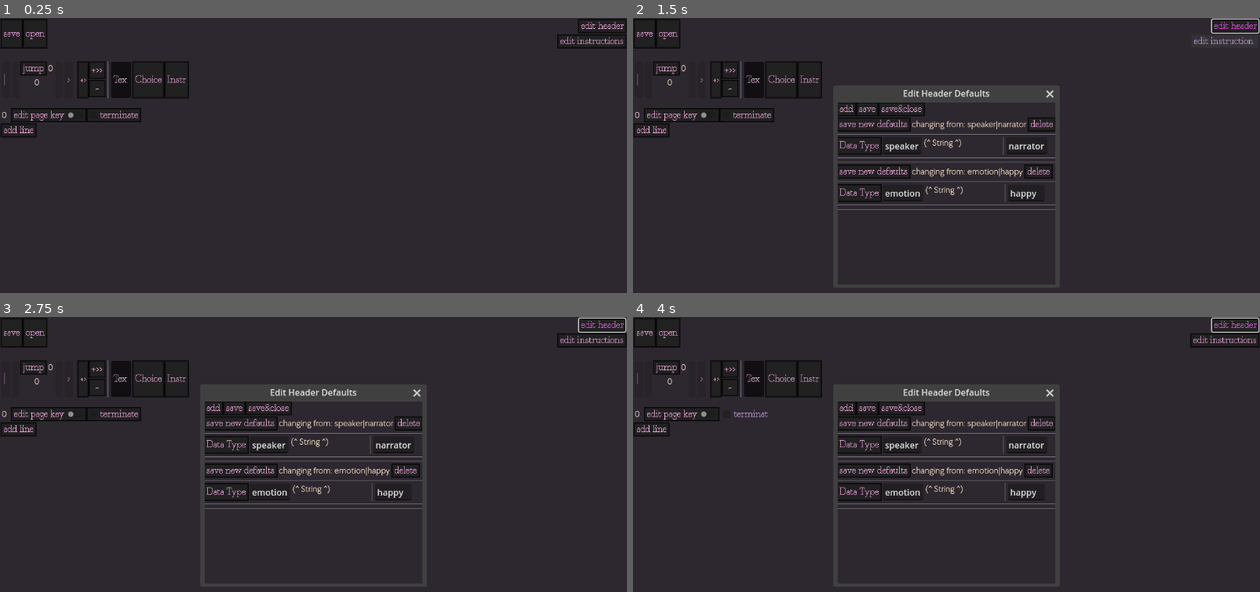
Above: before the commit, frames 1-4 (two rows, left to right).
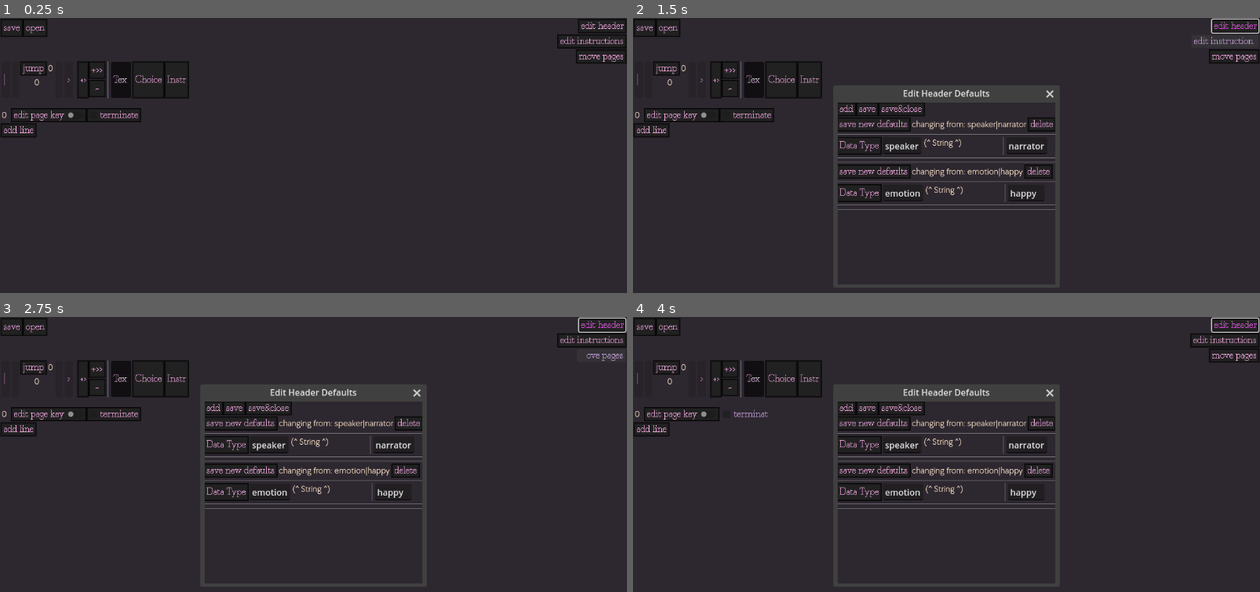
Above: after the commit, the same moments.

Repository: SnekOfSpice/dialog-editor
Game: Godot game, scene res://src/editor.tscn
Two runs of this game, one before a commit and one after it. Both use one fixed random seed, a clock stepped at 60 frames per second and the inputs below.
Inputs (mouse positions are in pixels of both pictures, inside the frame that each line leads up to):
- Up to frame 1 (0.25 s): no input
- Up to frame 2 (1.5 s): click "edit header" at 0.5 s; click "edit instructions" at 1.25 s
- Up to frame 3 (2.75 s): click (601, 355) at 2 s, where only the run after the commit has a clickable "move pages"
- Up to frame 4 (4 s): click "-" at 2.75 s; click "terminate" at 3.5 s

The runs differ from the first frame. In frame 1, 0.3% of the frame differs, in the area x 0-100%, y 2-17%; in frame 2, 0.3%; in frame 3, 0.3%; in frame 4, 0.3%.

Commit message:
add page swaps

Diff:
--- a/autoload/pages.gd
+++ b/autoload/pages.gd
@@ -47,7 +47,7 @@
 
 var editor
 
-# {"number":1, "page_key":"lmao", "lines": []}
+# {"number":1, "page_key":"lmao", "lines": [], "terminate": false}
 # data: {}
 var page_data := {}
 
@@ -73,12 +73,45 @@
 
 	emit_signal("pages_modified")
 
-	change_page_references(number, 1)
+	change_page_references_dir(number, 1)
+
+func swap_pages(page_a: int, page_b: int):
+	if not (page_data.keys().has(page_a) and page_data.keys().has(page_b)):
+		return
+
+	swap_page_references(page_a, page_b)
+
+	var data_a = page_data.get(page_a)
+	var data_b = page_data.get(page_b)
+	data_b["number"] = page_a
+	data_a["number"] = page_b
+	page_data[page_a] = data_b
+	page_data[page_b] = data_a
+
+
+
+func swap_page_references(from: int, to: int):
+	for page in page_data.values():
+		var next = page.get("next")
+		if next == from:
+			page["next"] = to
+		elif next == to:
+			page["next"] = from
+
+		for line in page.get("lines"):
+			if line.get("line_type") == Data.LineType.Choice:
+				var content = line.get("content")
+				for choice in content:
+					if choice.get("target_page") == from:
+						choice["target_page"] = to
+					elif choice.get("target_page") == to:
+						choice["target_page"] = from
+
 
 func get_lines(page_number: int):
 	return page_data.get(page_number).get("lines")
 
-func change_page_references(changed_page: int, operation:int):
+func change_page_references_dir(changed_page: int, operation:int):
 
 	# this works for everything but the currently loaded pages
 	for page in page_data.values():
@@ -139,7 +172,7 @@
 	print(page_data.size())
 	emit_signal("pages_modified")
 
-	change_page_references(at, -1)
+	change_page_references_dir(at, -1)
 
 
 func get_defaults(property_key:String):
--- a/src/editor.gd
+++ b/src/editor.gd
@@ -25,6 +25,7 @@
 
 	find_child("FDOpen").size = get_window().size * 0.75
 	find_child("FDSave").size = get_window().size * 0.75
+	find_child("MovePagePopup").size = get_window().size * 0.75
 
 
 func load_page(number: int, initial_load:=false):
@@ -212,11 +213,18 @@
 
 
 func _on_edit_header_button_pressed() -> void:
-	#refresh()
-	Pages.page_data[current_page.number] = current_page.serialize()
+	current_page.save()
+	load_page(current_page.number)
 	$HeaderPopup.popup()
 
 
 func _on_edit_instruction_button_pressed() -> void:
-	Pages.page_data[current_page.number] = current_page.serialize()
+	current_page.save()
+	load_page(current_page.number)
 	$InstructionPopup.popup()
+
+
+func _on_move_pages_button_pressed() -> void:
+	current_page.save()
+	#load_page(current_page.number)
+	$MovePagePopup.popup()
--- a/src/editor.tscn
+++ b/src/editor.tscn
@@ -6,6 +6,7 @@
 [ext_resource type="Script" path="res://src/LineTypeButton.gd" id="3_2h0gj"]
 [ext_resource type="PackedScene" uid="uid://cp0ob2ul8hv0n" path="res://src/header_popup.tscn" id="5_k116e"]
 [ext_resource type="PackedScene" uid="uid://csyhxfuwxrtah" path="res://src/instruction_popup.tscn" id="6_m88mr"]
+[ext_resource type="PackedScene" uid="uid://d4nhcwdgxbrlm" path="res://src/move_page_popup.tscn" id="7_w8mdv"]
 
 [sub_resource type="StyleBoxFlat" id="StyleBoxFlat_1frgx"]
 bg_color = Color(0.984314, 0.882353, 0.960784, 0.254902)
@@ -63,22 +64,35 @@
 focus_mode = 0
 text = "open"
 
-[node name="MarginContainer2" type="MarginContainer" parent="Core/FileControl"]
-layout_mode = 2
+[node name="MarginContainer2" type="MarginContainer" parent="Core"]
+layout_mode = 1
+anchors_preset = 1
+anchor_left = 1.0
+anchor_right = 1.0
+offset_left = -129.0
+offset_bottom = 58.0
+grow_horizontal = 0
 size_flags_horizontal = 10
 
-[node name="VBoxContainer" type="VBoxContainer" parent="Core/FileControl/MarginContainer2"]
-layout_mode = 2
-
-[node name="EditHeaderButton" type="Button" parent="Core/FileControl/MarginContainer2/VBoxContainer"]
+[node name="VBoxContainer" type="VBoxContainer" parent="Core/MarginContainer2"]
+layout_mode = 2
+
+[node name="EditHeaderButton" type="Button" parent="Core/MarginContainer2/VBoxContainer"]
 layout_mode = 2
 size_flags_horizontal = 8
 text = "edit header"
 
-[node name="EditInstructionButton" type="Button" parent="Core/FileControl/MarginContainer2/VBoxContainer"]
+[node name="EditInstructionButton" type="Button" parent="Core/MarginContainer2/VBoxContainer"]
 layout_mode = 2
 size_flags_horizontal = 8
 text = "edit instructions"
+
+[node name="MovePagesButton" type="Button" parent="Core/MarginContainer2/VBoxContainer"]
+layout_mode = 2
+size_flags_horizontal = 8
+focus_mode = 0
+text = "move pages"
+alignment = 2
 
 [node name="PageControl" type="HBoxContainer" parent="Core"]
 layout_mode = 2
@@ -254,10 +268,15 @@
 [node name="InstructionPopup" parent="." instance=ExtResource("6_m88mr")]
 visible = false
 
+[node name="MovePagePopup" parent="." instance=ExtResource("7_w8mdv")]
+size = Vector2i(300, 270)
+visible = false
+
 [connection signal="pressed" from="Core/FileControl/MarginContainer/HBoxContainer/SaveButton" to="." method="_on_save_button_pressed"]
 [connection signal="pressed" from="Core/FileControl/MarginContainer/HBoxContainer/OpenButton" to="." method="_on_open_button_pressed"]
-[connection signal="pressed" from="Core/FileControl/MarginContainer2/VBoxContainer/EditHeaderButton" to="." method="_on_edit_header_button_pressed"]
-[connection signal="pressed" from="Core/FileControl/MarginContainer2/VBoxContainer/EditInstructionButton" to="." method="_on_edit_instruction_button_pressed"]
+[connection signal="pressed" from="Core/MarginContainer2/VBoxContainer/EditHeaderButton" to="." method="_on_edit_header_button_pressed"]
+[connection signal="pressed" from="Core/MarginContainer2/VBoxContainer/EditInstructionButton" to="." method="_on_edit_instruction_button_pressed"]
+[connection signal="pressed" from="Core/MarginContainer2/VBoxContainer/MovePagesButton" to="." method="_on_move_pages_button_pressed"]
 [connection signal="pressed" from="Core/PageControl/PageNav/PanelContainer/HBoxContainer/LastVisited" to="." method="_on_last_visited_pressed"]
 [connection signal="pressed" from="Core/PageControl/PageNav/PanelContainer/HBoxContainer/NextVisited" to="." method="_on_next_visited_pressed"]
 [connection signal="pressed" from="Core/PageControl/PageNav/PanelContainer/HBoxContainer/First" to="." method="_on_first_pressed"]
--- /dev/null
+++ b/src/move_page_item.gd
@@ -0,0 +1,25 @@
+extends HBoxContainer
+
+var number := 0
+
+signal move_page (page_number, current_n, new_n)
+
+func set_number(n: int):
+	if not Pages.page_data.keys().has(n):
+		return
+
+	number = n
+
+	find_child("NumberLabel").text = str(n)
+	find_child("KeyLabel").text = Pages.page_data.get(n).get("page_key")
+
+	find_child("DownButton").disabled = number <= 0
+	find_child("UpButton").disabled = number >= Pages.get_page_count() - 1
+
+
+func _on_up_button_pressed() -> void:
+	emit_signal("move_page", number, number + 1)
+
+
+func _on_down_button_pressed() -> void:
+	emit_signal("move_page", number, number - 1)
--- /dev/null
+++ b/src/move_page_item.tscn
@@ -0,0 +1,45 @@
+[gd_scene load_steps=2 format=3 uid="uid://beiod4cxn6kp4"]
+
+[ext_resource type="Script" path="res://src/move_page_item.gd" id="1_ks3sh"]
+
+[node name="MovePageItem" type="HBoxContainer"]
+anchors_preset = 10
+anchor_right = 1.0
+offset_bottom = 31.0
+grow_horizontal = 2
+script = ExtResource("1_ks3sh")
+
+[node name="MarginContainer" type="MarginContainer" parent="."]
+layout_mode = 2
+
+[node name="HBoxContainer" type="HBoxContainer" parent="MarginContainer"]
+layout_mode = 2
+
+[node name="NumberLabel" type="Label" parent="MarginContainer/HBoxContainer"]
+custom_minimum_size = Vector2(50, 0)
+layout_mode = 2
+text = "0"
+
+[node name="KeyLabel" type="Label" parent="MarginContainer/HBoxContainer"]
+layout_mode = 2
+text = "0"
+
+[node name="MarginContainer2" type="MarginContainer" parent="."]
+layout_mode = 2
+size_flags_horizontal = 10
+
+[node name="HBoxContainer" type="HBoxContainer" parent="MarginContainer2"]
+layout_mode = 2
+
+[node name="DownButton" type="Button" parent="MarginContainer2/HBoxContainer"]
+layout_mode = 2
+focus_mode = 0
+text = "^^"
+
+[node name="UpButton" type="Button" parent="MarginContainer2/HBoxContainer"]
+layout_mode = 2
+focus_mode = 0
+text = "v"
+
+[connection signal="pressed" from="MarginContainer2/HBoxContainer/DownButton" to="." method="_on_down_button_pressed"]
+[connection signal="pressed" from="MarginContainer2/HBoxContainer/UpButton" to="." method="_on_up_button_pressed"]
--- /dev/null
+++ b/src/move_page_popup.gd
@@ -0,0 +1,28 @@
+extends Window
+
+
+
+func swap_pages(page_a: int, page_b: int):
+	Pages.swap_pages(page_a, page_b)
+
+	fill()
+
+
+
+
+func fill():
+	for i in find_child("Items").get_children():
+		i.queue_free()
+
+	for i in Pages.page_data.keys():
+		var item = preload("res://src/move_page_item.tscn").instantiate()
+		find_child("Items").add_child(item)
+		item.set_number(i)
+		item.connect("move_page", swap_pages)
+
+func _on_about_to_popup() -> void:
+	fill()
+
+
+func _on_close_requested() -> void:
+	hide()
--- /dev/null
+++ b/src/move_page_popup.tscn
@@ -0,0 +1,26 @@
+[gd_scene load_steps=2 format=3 uid="uid://d4nhcwdgxbrlm"]
+
+[ext_resource type="Script" path="res://src/move_page_popup.gd" id="1_nrsai"]
+
+[node name="MovePagePopup" type="Window"]
+initial_position = 2
+wrap_controls = true
+exclusive = true
+content_scale_aspect = 1
+script = ExtResource("1_nrsai")
+
+[node name="ScrollContainer" type="ScrollContainer" parent="."]
+anchors_preset = 15
+anchor_right = 1.0
+anchor_bottom = 1.0
+grow_horizontal = 2
+grow_vertical = 2
+size_flags_horizontal = 3
+size_flags_vertical = 3
+follow_focus = true
+
+[node name="Items" type="VBoxContainer" parent="ScrollContainer"]
+layout_mode = 2
+
+[connection signal="about_to_popup" from="." to="." method="_on_about_to_popup"]
+[connection signal="close_requested" from="." to="." method="_on_close_requested"]
--- a/src/page.tscn
+++ b/src/page.tscn
@@ -71,7 +71,14 @@
 size_flags_vertical = 3
 follow_focus = true
 
-[node name="Lines" type="VBoxContainer" parent="ScrollContainer"]
+[node name="MarginContainer" type="MarginContainer" parent="ScrollContainer"]
+layout_mode = 2
+theme_override_constants/margin_left = -85
+theme_override_constants/margin_top = 70
+theme_override_constants/margin_right = 120
+theme_override_constants/margin_bottom = 135
+
+[node name="Lines" type="VBoxContainer" parent="ScrollContainer/MarginContainer"]
 layout_mode = 2
 size_flags_horizontal = 3
 size_flags_vertical = 3
Not shown: 1 places in src/editor.tscn that only renumber resources
